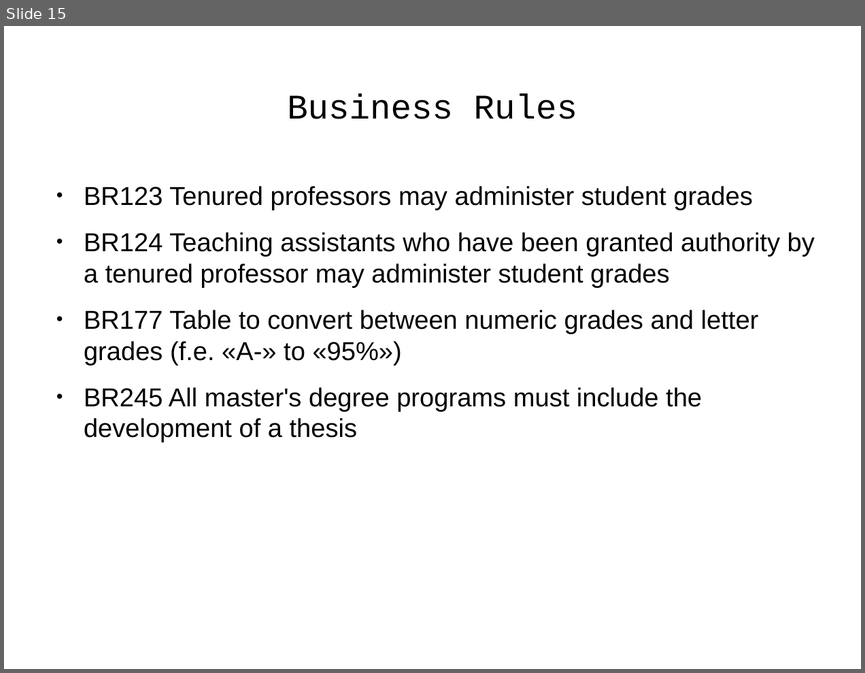
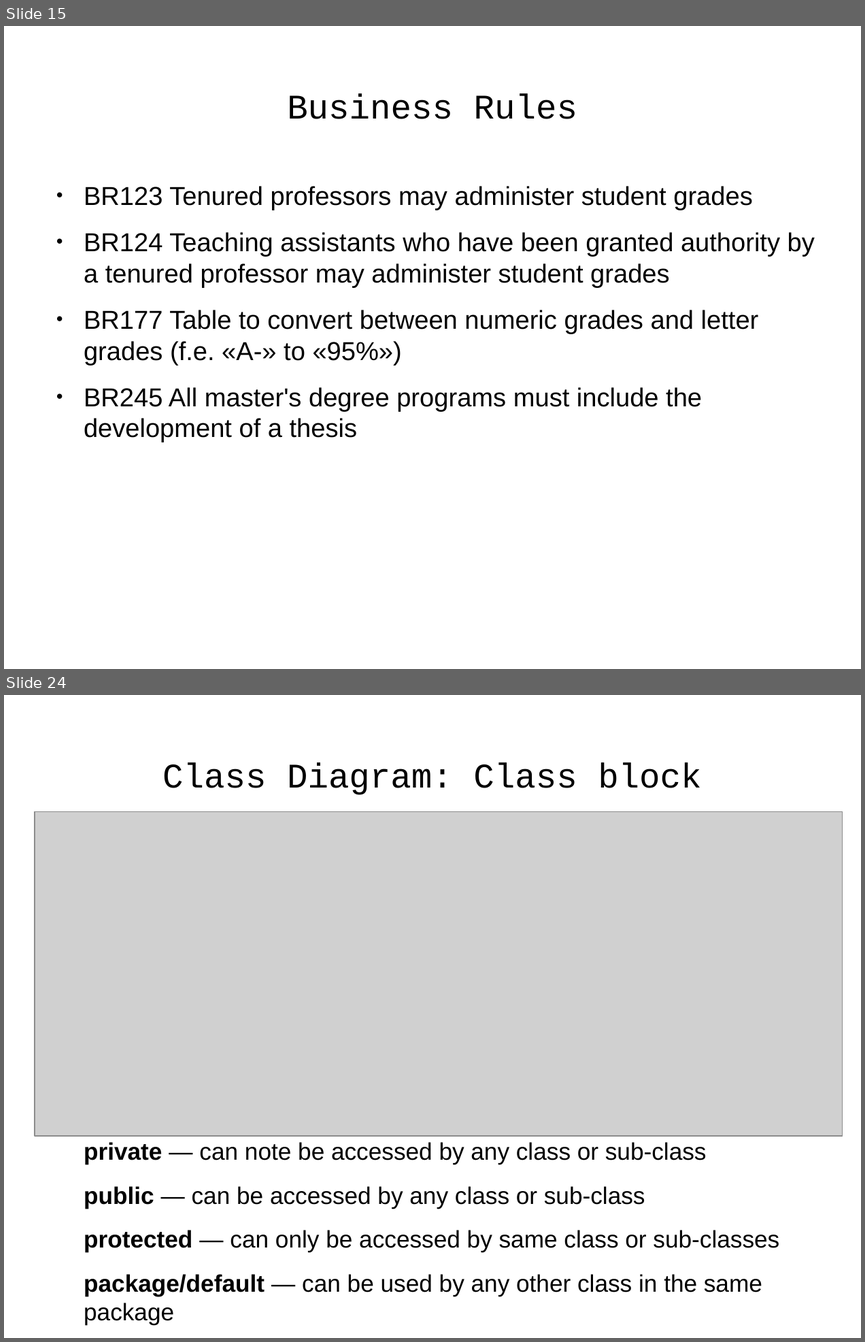
Before and after one commit to j-avdeev/EnterpriseSystemsDevelopment, a slide deck: Lec5 - UML/Enterprise System Development - lec day5 - UML.odp. Shown one above the other, each under a label of ours: slide 15 before the commit, slides 15 and 24 after it; the slides between them are not shown. The pictures are 865x673 and 865x1342 pixels, drawn with LibreOffice and Linux fonts; fonts in the diff are those of the drawing; grey boxes stand for pictures. Boxes give left, top, right and bottom in pixels: in the first picture for what was removed or moved away, otherwise in the second. Text is boxed around its words. In the diff, an @@ line names an element or a change of style, - is before the commit and + after.

```diff
--- a/Lec5 - UML/Enterprise System Development - lec day5 - UML.odp
+++ b/Lec5 - UML/Enterprise System Development - lec day5 - UML.odp
@@ slide 24 added at (4,695,861,1338), background #FFFFFF @@
@@ title added at (162,763,701,795), 32 pt, text #000000 @@
+Class Diagram: Class block
@@ picture added at (35,812,842,1136) @@
@@ text added at (84,1142,779,1296), 22.2 pt, text #000000 @@
+private — can note be accessed by any class or sub-class
+public — can be accessed by any class or sub-class
+protected — can only be accessed by same class or sub-classes
+package/default — can be used by any other class in the same package
```
Also in this commit, not shown: 14 other slides added, 16 other files.
